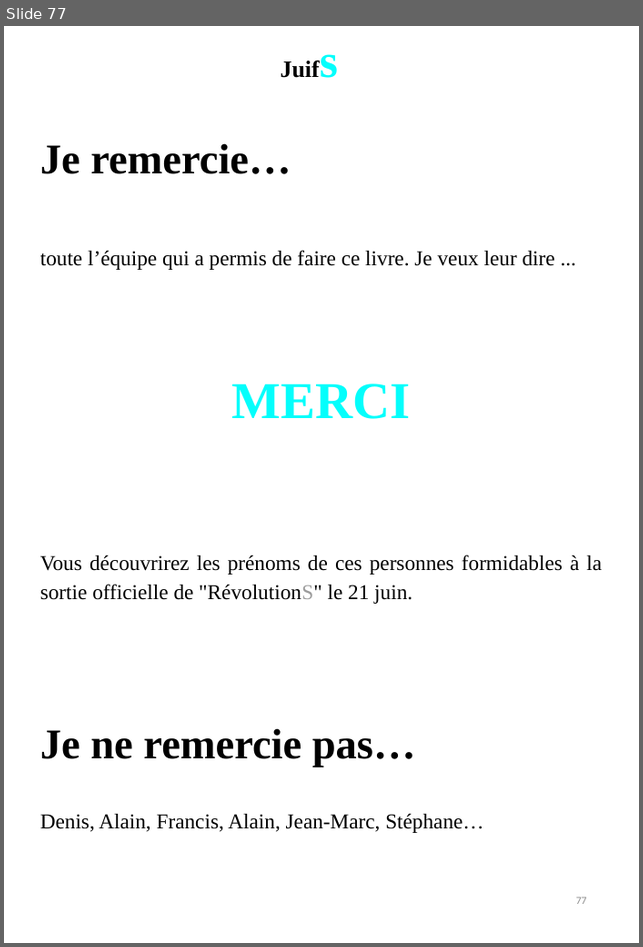
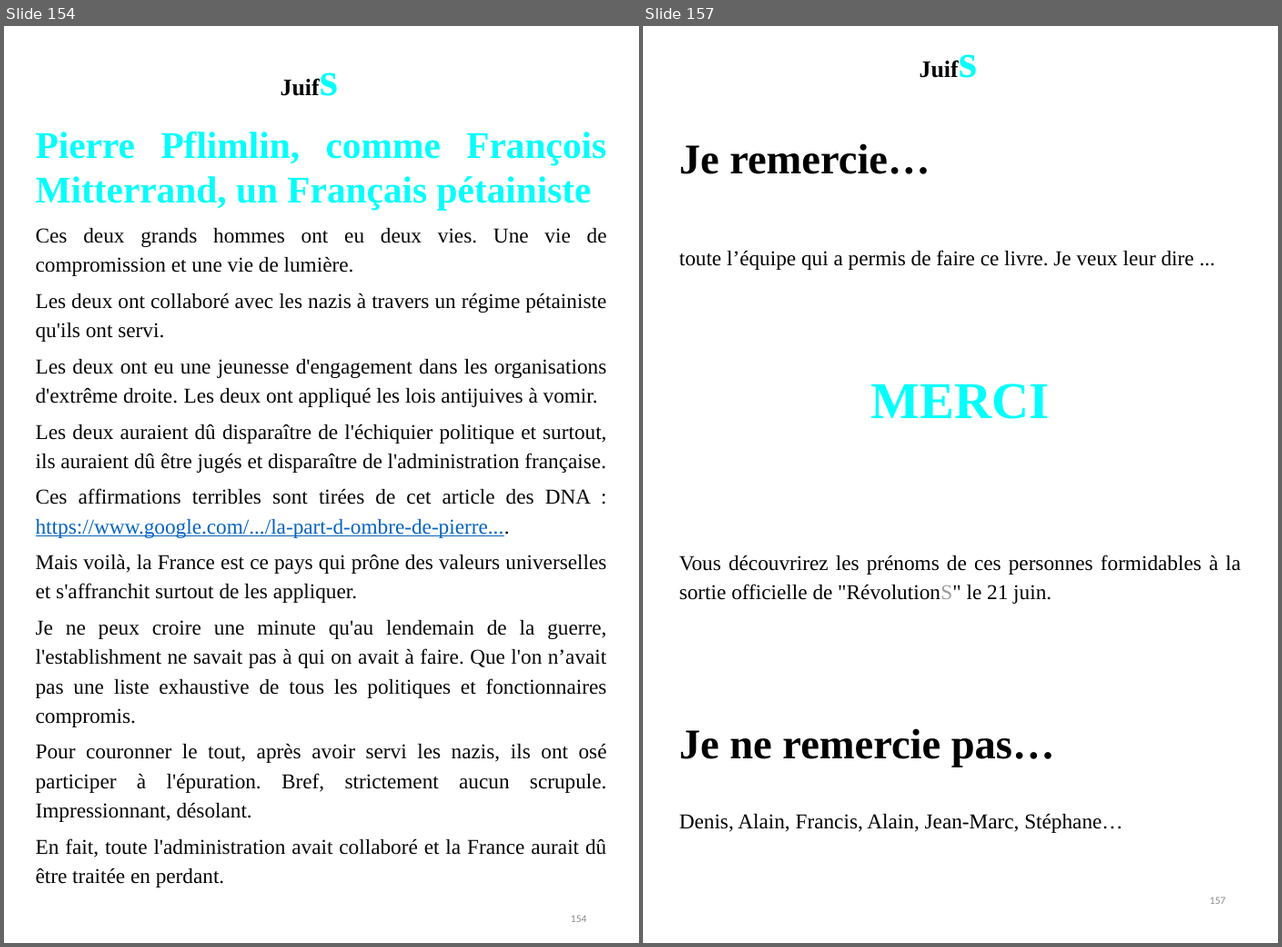
Before and after one commit to BenjaminLOUIS84/e_commerce, a slide deck: e_commerce/public/ppsx/tome2.ppsx. Shown side by side, each under a label of ours: slide 77 before the commit, slides 154 and 157 after it; the slides between them are not shown. The pictures are 643x947 and 1282x947 pixels, drawn with LibreOffice and Linux fonts; fonts in the diff are those of the drawing. Boxes give left, top, right and bottom in pixels: in the first picture for what was removed or moved away, otherwise in the second. Text is boxed around its words. In the diff, an @@ line names an element or a change of style, - is before the commit and + after.

```diff
--- a/e_commerce/public/ppsx/tome2.ppsx
+++ b/e_commerce/public/ppsx/tome2.ppsx
@@ slide 154 added at (x1=4, y1=26, x2=639, y2=943), background #FFFFFF @@
@@ text added at (x1=272, y1=44, x2=353, y2=136), 20.1 pt, text #000000, bold @@
+Juifs
@@ text added at (x1=36, y1=132, x2=607, y2=888), 18 pt, text #050505 @@
+Pierre Pflimlin, comme François Mitterrand, un Français pétainiste
+Ces deux grands hommes ont eu deux vies. Une vie de compromission et une vie de lumière.
+Les deux ont collaboré avec les nazis à travers un régime pétainiste qu'ils ont servi.
+Les deux ont eu une jeunesse d'engagement dans les organisations d'extrême droite. Les deux ont appliqué les lois antijuives à vomir.
+Les deux auraient dû disparaître de l'échiquier politique et surtout, ils auraient dû être jugés et disparaître de l'administration française.
+Ces affirmations terribles sont tirées de cet article des DNA : https://www.google.com/.../la-part-d-ombre-de-pierre....
+Mais voilà, la France est ce pays qui prône des valeurs universelles et s'affranchit surtout de les appliquer.
+Je ne peux croire une minute qu'au lendemain de la guerre, l'establishment ne savait pas à qui on avait à faire. Que l'on n’avait pas une liste exhaustive de tous les politiques et fonctionnaires compromis.
+Pour couronner le tout, après avoir servi les nazis, ils ont osé participer à l'épuration. Bref, strictement aucun scrupule. Impressionnant, désolant.
+En fait, toute l'administration avait collaboré et la France aurait dû être traitée en perdant.
@@ page number added at (x1=571, y1=915, x2=587, y2=922), 9 pt, text #8C8C8C @@
+154
@@ what was slide 77 is now slide 157 @@
@@ page number at (x1=1210, y1=897, x2=1226, y2=904): text changed @@
-77
+157
```
Also in this commit, not shown: 3 slides changed, 79 other slides added.
